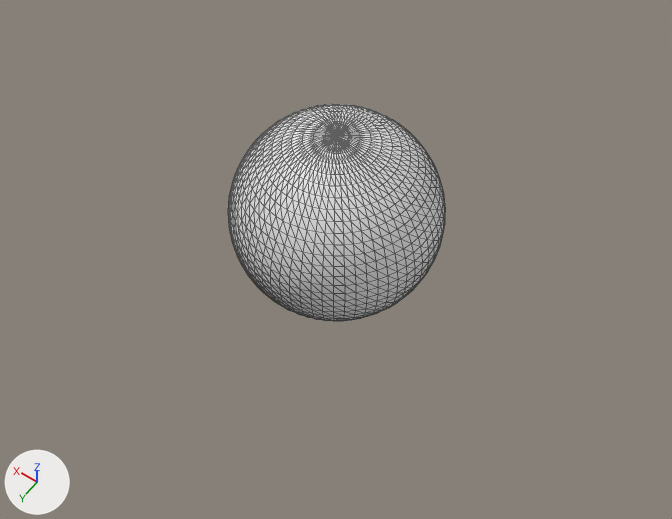
The glTF model Assets/Model/Planet/Planet.gltf, before and after one commit.
Before and after are seen from a camera (50 mm lens) standing at (-32.9, 46.2, 65.6) and looking at (-1.9, 2.8, -2.6). Arrows for +X, +Y and +Z are at lower left; the lights stay in place. Mesh edges are drawn as thin lines. Where no turn or scale is listed for an object, it has been applied to the vertices. Vertices at the same position are counted once.
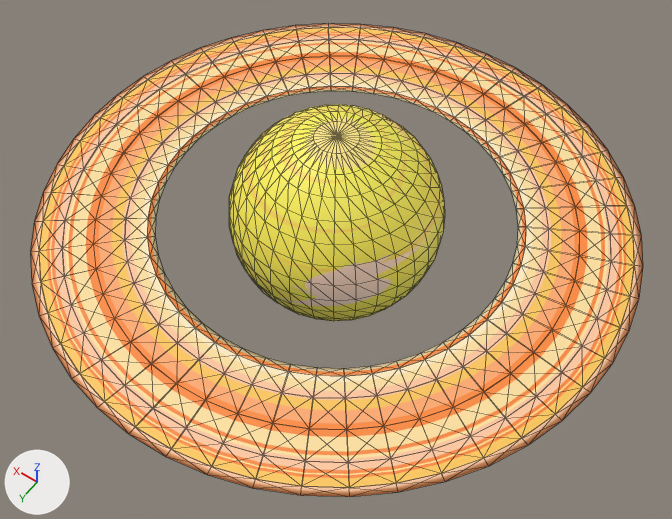
Edits to the bpy script that builds the scene:
```text
Add img_planet2:
    img_planet2 = load_image('planet2', '_unpacked/planet2', 1024, 1024, 'sRGB')
Add img_planetring:
    img_planetring = load_image('PlanetRing', '_unpacked/PlanetRing', 1024, 1024, 'sRGB')
Add mat_material_001:
    mat_material_001 = principled_material('Material.001')
    mat_material_001.texture = img_planet2
Add mat_material_002:
    mat_material_002 = principled_material('Material.002')
    mat_material_002.texture = img_planetring
Change me_sphere:
    used by ob_sphere; location = (0.0, 0.0, 0.0)
    remove me_sphere.from_pydata(...)  # 1986 vertices, 3968 faces; spans x -10.0..10.0, y -10.0..10.0, z -10.0..10.0
    add me_sphere.from_pydata(...)  # 482 vertices, 960 faces; spans x -10.0..10.0, y -10.0..10.0, z -10.0..10.0
    me_sphere part 1: 1504 vertices removed from x -10.0..10.0, y -10.0..10.0, z -10.0..10.0
    add me_sphere.materials.append(mat_material_001)  # picture img_planet2
Add me_torus:
    me_torus.from_pydata(...)  # 576 vertices, 1152 faces; spans x -27.9..27.9, y -27.9..27.9, z -0.1..0.1
    me_torus.materials.append(mat_material_002)  # picture img_planetring
Add ob_torus:
    ob_torus = bpy.data.objects.new('Torus', me_torus)
    ob_torus.location = (0.0, 0.0, 0.0)
```

Location of each change, [x1, y1, x2, y2] in pixels of the pictures (672 x 519 px):
'Torus', added (beige)
    after: [30, 24, 643, 497]
'Sphere', reshaped
    before: [228, 104, 445, 321]
    after: [229, 104, 445, 321]
part 1 of me_sphere, deleted
    before: [228, 104, 445, 321]
